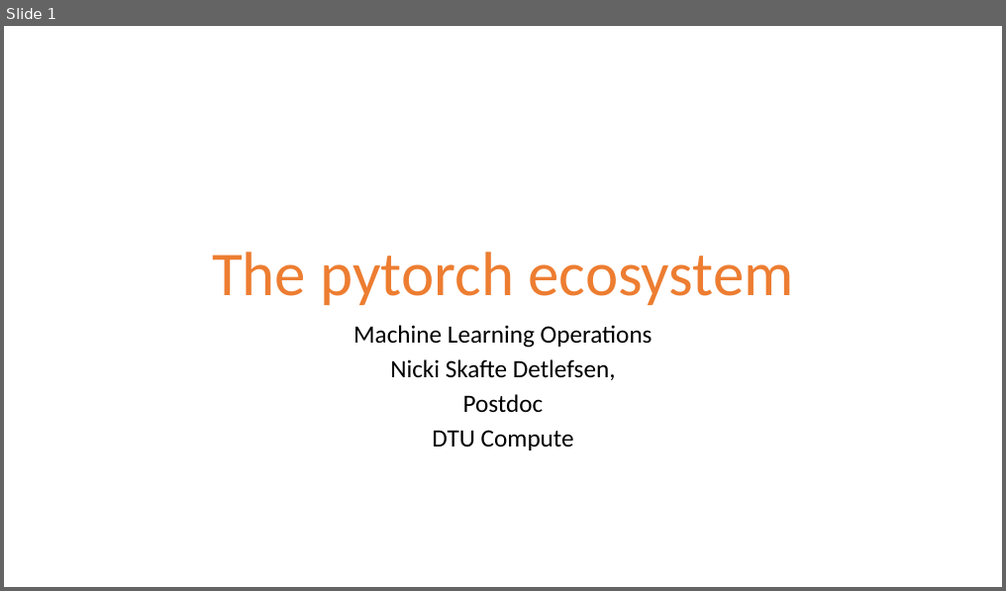
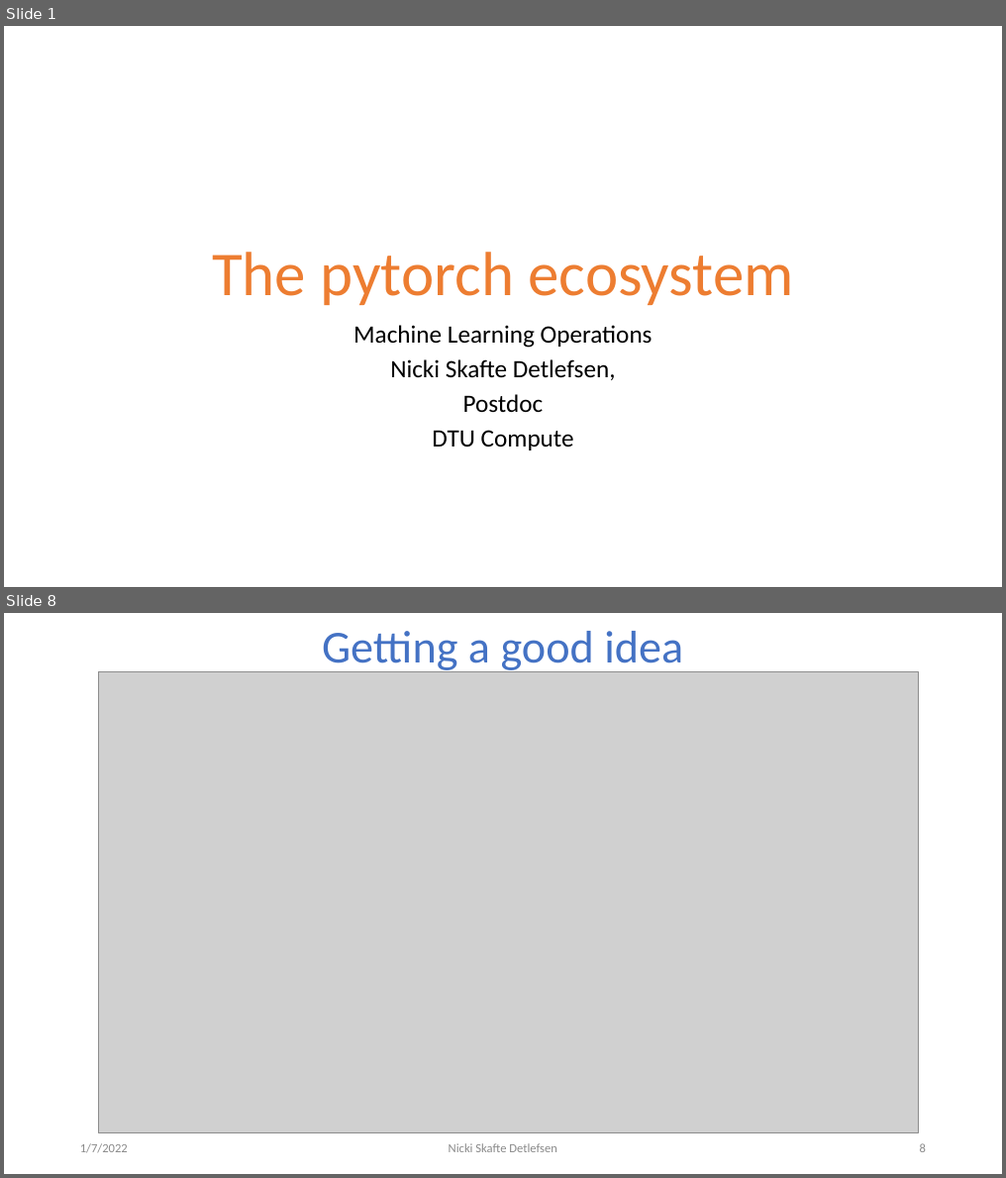
Before and after one commit to DeepEasterbunny/dtu_mlops, a slide deck: projects/The_pytorch_ecosystem.pptx. Shown one above the other, each under a label of ours: slide 1 before the commit, slides 1 and 8 after it; the slides between them are not shown. The pictures are 1006x591 and 1006x1178 pixels, drawn with LibreOffice and Linux fonts; fonts in the diff are those of the drawing; grey boxes stand for pictures; background and template pictures are left out. Boxes give left, top, right and bottom in pixels: in the first picture for what was removed or moved away, otherwise in the second. Text is boxed around its words. In the diff, an @@ line names an element or a change of style, - is before the commit and + after.

```diff
--- a/projects/The_pytorch_ecosystem.pptx
+++ b/projects/The_pytorch_ecosystem.pptx
@@ slide 8 added at (x1=4, y1=613, x2=1002, y2=1174), background #FFFFFF @@
@@ title added at (x1=322, y1=631, x2=683, y2=674), 44 pt, text #4472C4 @@
+Getting a good idea
@@ picture added at (x1=98, y1=671, x2=919, y2=1134) @@
@@ text added at (x1=80, y1=1144, x2=128, y2=1154), 12 pt, text #8C8C8C @@
+1/7/2022
@@ text added at (x1=449, y1=1144, x2=557, y2=1153), 12 pt, text #8C8C8C @@
+Nicki Skafte Detlefsen
@@ page number added at (x1=920, y1=1144, x2=926, y2=1153), 12 pt, text #8C8C8C @@
+8
```
Also in this commit, not shown: 12 slides changed, 1 other file.
